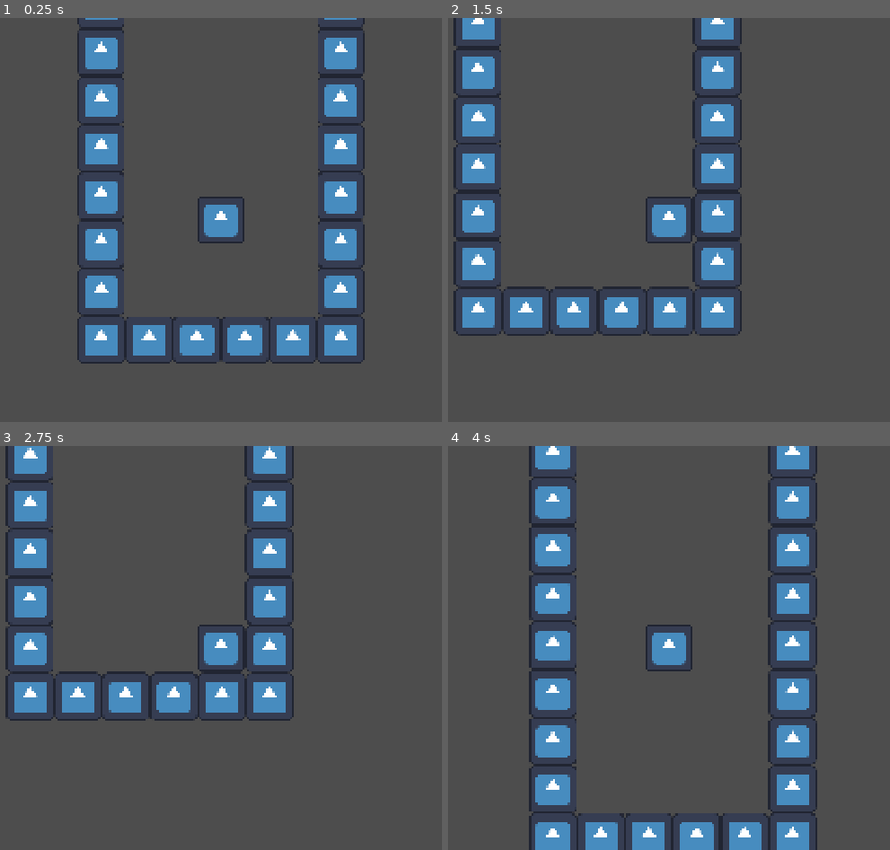
Above: before the commit, frames 1-4 (two rows, left to right).
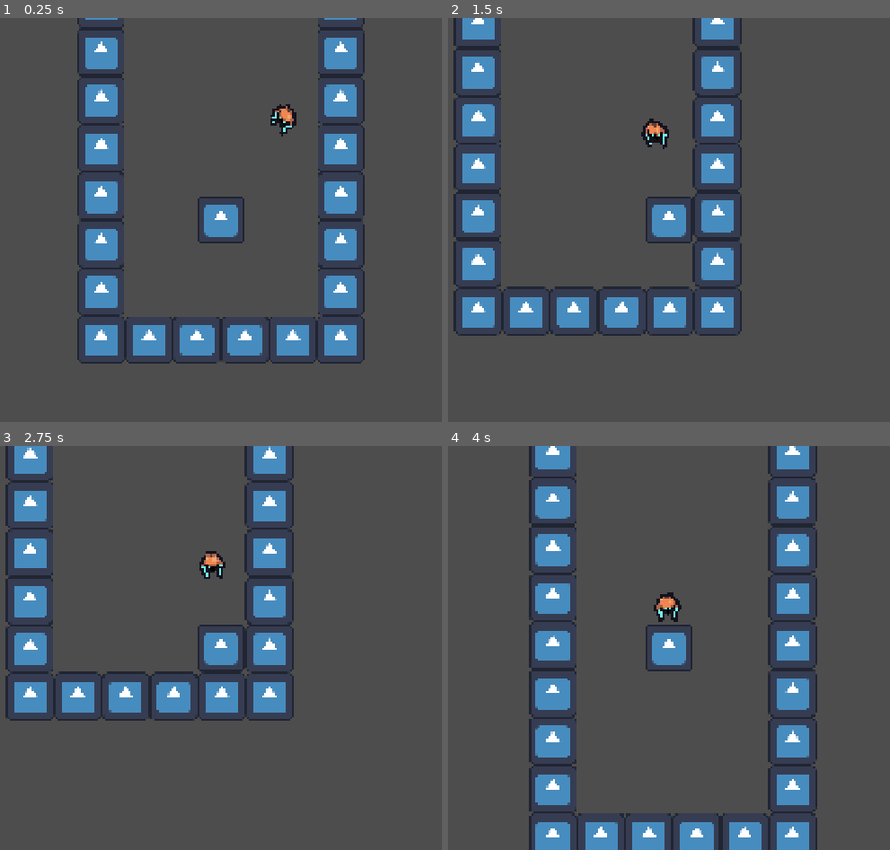
Above: after the commit, the same moments.

Repository: NicholasNg380/GameJame-2026
Game: Godot game, scene res://Scenes/Levels/World.tscn
The game is run twice, just before and just after one commit, with the same random seed, the same clock (stepped at 60 frames per second) and the same inputs. The engine's default icon, where the game draws it, is replaced by a stand-in: a white triangle on a blue panel in a dark square.
Inputs:
- Up to frame 1 (0.25 s): no input
- Up to frame 2 (1.5 s): hold D (right) 0.53-1.28 s; hold S (down) from 1.28 s (still down)
- Up to frame 3 (2.75 s): release S (down) at 2.03 s; hold D (right) from 2.03 s (still down)
- Up to frame 4 (4 s): release D (right) at 2.78 s; hold W (up) 2.78-3.53 s; hold A (left) from 3.53 s (still down)

The runs differ from the first frame. In frame 1, 0.3% of the frame differs, in the area x 61-68%, y 21-30%; in frame 2, 0.3%, in the area x 43-50%, y 24-33%; in frame 3, 0.3%; in frame 4, 0.3%.

Commit message:
Add melee enemy scene and chase behavior
Instantiate Enemy in World and add a melee enemy scene with basic chase logic. Summary of changes: World.tscn adds an Enemy instance; Scenes/Objects/Enemy.tscn switched the script to Melee_enemy_script, renamed the sprite node to Sword, adjusted rotation, changed default animation and increased walking animation speed; Scripts/Enemy/Enemy_script.gd now declares class_name Enemy, adds enemies to a group, finds the player, prints a debug line, reduces chase velocity (300 -> 100), uses move_and_slide() and calls look_at(player); Melee_player_script.gd was renamed/moved to Scripts/Enemy/Melee_enemy_script.gd, now extends Enemy_script.gd, gets the Sword AnimatedSprite onready and plays the Walking animation. UID file renamed accordingly.

Diff:
--- a/Scenes/Levels/World.tscn
+++ b/Scenes/Levels/World.tscn
@@ -2,9 +2,13 @@
 
 [ext_resource type="PackedScene" uid="uid://j3ilpa66a2iw" path="res://Scenes/Objects/player.tscn" id="1_5cjrv"]
 [ext_resource type="PackedScene" uid="uid://brfu7bf3slm48" path="res://Scenes/Levels/RoomStart.tscn" id="2_w0a6n"]
+[ext_resource type="PackedScene" uid="uid://u7gpcslf1xmy" path="res://Scenes/Objects/Enemy.tscn" id="3_28y5c"]
 
 [node name="World" type="Node2D" unique_id=586736019]
 
 [node name="Player" parent="." unique_id=2130104624 instance=ExtResource("1_5cjrv")]
 
 [node name="RoomStart" parent="." unique_id=203248451 instance=ExtResource("2_w0a6n")]
+
+[node name="Enemy" parent="." unique_id=1258840285 instance=ExtResource("3_28y5c")]
+position = Vector2(180, -292)
--- a/Scenes/Objects/Enemy.tscn
+++ b/Scenes/Objects/Enemy.tscn
@@ -1,6 +1,6 @@
 [gd_scene format=3 uid="uid://u7gpcslf1xmy"]
 
-[ext_resource type="Script" uid="uid://cq7cf7c08k0hq" path="res://Scripts/Enemy/Enemy_script.gd" id="1_qlasq"]
+[ext_resource type="Script" uid="uid://b05d2qmh2yhxv" path="res://Scripts/Enemy/Melee_enemy_script.gd" id="1_qlasq"]
 [ext_resource type="Texture2D" uid="uid://3tflq7mtrosa" path="res://Assets/Sprites/melee_sprite-Sheet.png" id="2_qlasq"]
 
 [sub_resource type="RectangleShape2D" id="RectangleShape2D_t3l5w"]
@@ -196,7 +196,7 @@
 }],
 "loop": 1,
 "name": &"Walking",
-"speed": 5.0
+"speed": 6.0
 }]
 
 [node name="Enemy" type="CharacterBody2D" unique_id=1258840285]
@@ -207,7 +207,9 @@
 [node name="CollisionShape2D" type="CollisionShape2D" parent="." unique_id=1868702960]
 shape = SubResource("RectangleShape2D_t3l5w")
 
-[node name="AnimatedSprite2D" type="AnimatedSprite2D" parent="." unique_id=1940052134]
+[node name="Sword" type="AnimatedSprite2D" parent="." unique_id=1940052134]
+rotation = 4.712389
 sprite_frames = SubResource("SpriteFrames_ou3y7")
-animation = &"Left Slash"
-frame_progress = 0.5170346
+animation = &"Walking"
+autoplay = "Waking up"
+frame_progress = 0.26070076
--- a/Scripts/Enemy/Enemy_script.gd
+++ b/Scripts/Enemy/Enemy_script.gd
@@ -1,14 +1,16 @@
 extends CharacterBody2D
+class_name Enemy
 
 var player: Player
 
 func _ready():
 	add_to_group("enemies")
+	print("test")
 	player = get_tree().get_first_node_in_group("player")
-	print(player)
 
 func _physics_process(_delta):
 	var direction = global_position.direction_to(player.global_position)
 
-	velocity = direction * 300
+	velocity = direction * 100
 	move_and_slide()
+	look_at(player.global_position)
--- a/Scripts/Player/Melee_player_script.gd
+++ b/Scripts/Enemy/Melee_enemy_script.gd
@@ -1,9 +1,14 @@
-extends "Player_script.gd"
+extends "Enemy_script.gd"
+
+
+@onready var anim = $Sword
+
 
 
 # Called when the node enters the scene tree for the first time.
 func _ready() -> void:
-	pass # Replace with function body.
+	super()
+	anim.play("Walking")
 
 
 # Called every frame. 'delta' is the elapsed time since the previous frame.
Renamed: Scripts/Player/Melee_player_script.gd.uid -> Scripts/Enemy/Melee_enemy_script.gd.uid
